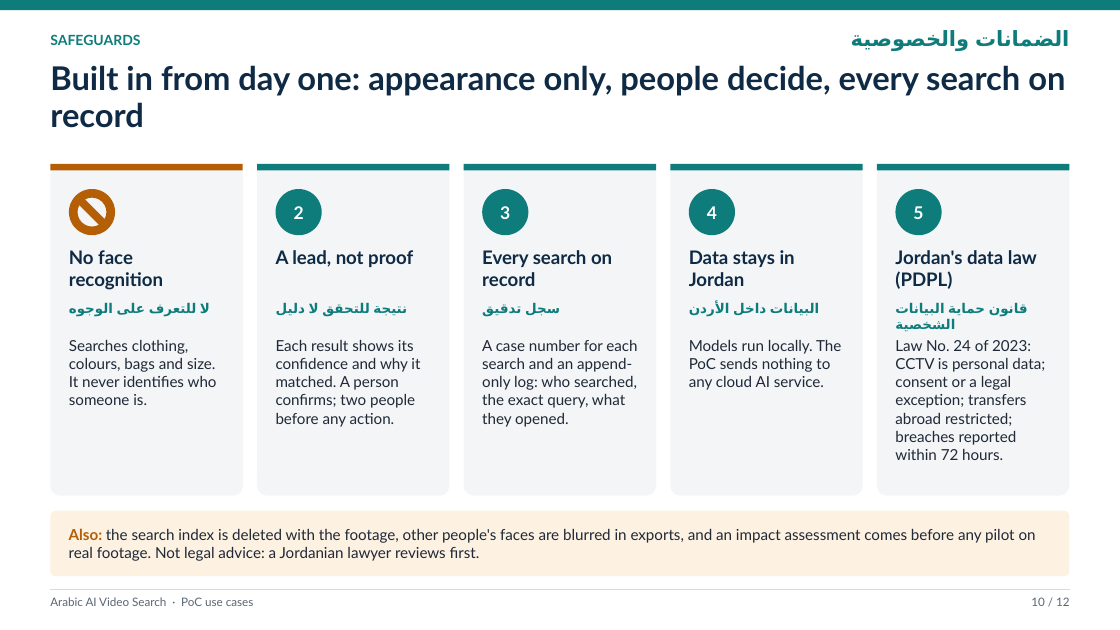
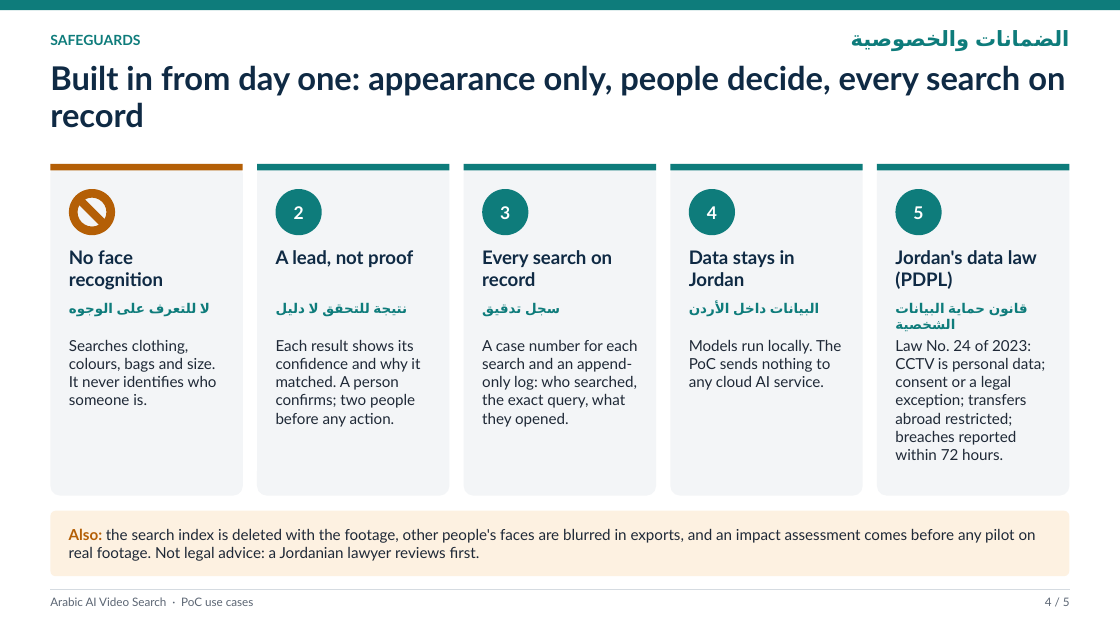
Before and after one commit to AhmadHammadPresight/arabic-video-search, a slide deck: slide 5 of docs/deck/arabic-video-search-use-cases.pptx (slide 10 before the commit). Drawn at 1120x630 pixels with LibreOffice and Linux fonts; fonts in the diff are those of the drawing. Boxes give left, top, right and bottom in pixels: in the first picture for what was removed or moved away, otherwise in the second. Text is boxed around its words. In the diff, an @@ line names an element or a change of style, - is before the commit and + after.

```diff
--- a/docs/deck/arabic-video-search-use-cases.pptx
+++ b/docs/deck/arabic-video-search-use-cases.pptx
@@ text at [1045, 597, 1070, 606]: text changed @@
-10 / 12
+4 / 5
```
Also in this commit, not shown: 3 other slides changed, 1 slide added, 7 slides removed, 3 other files.
